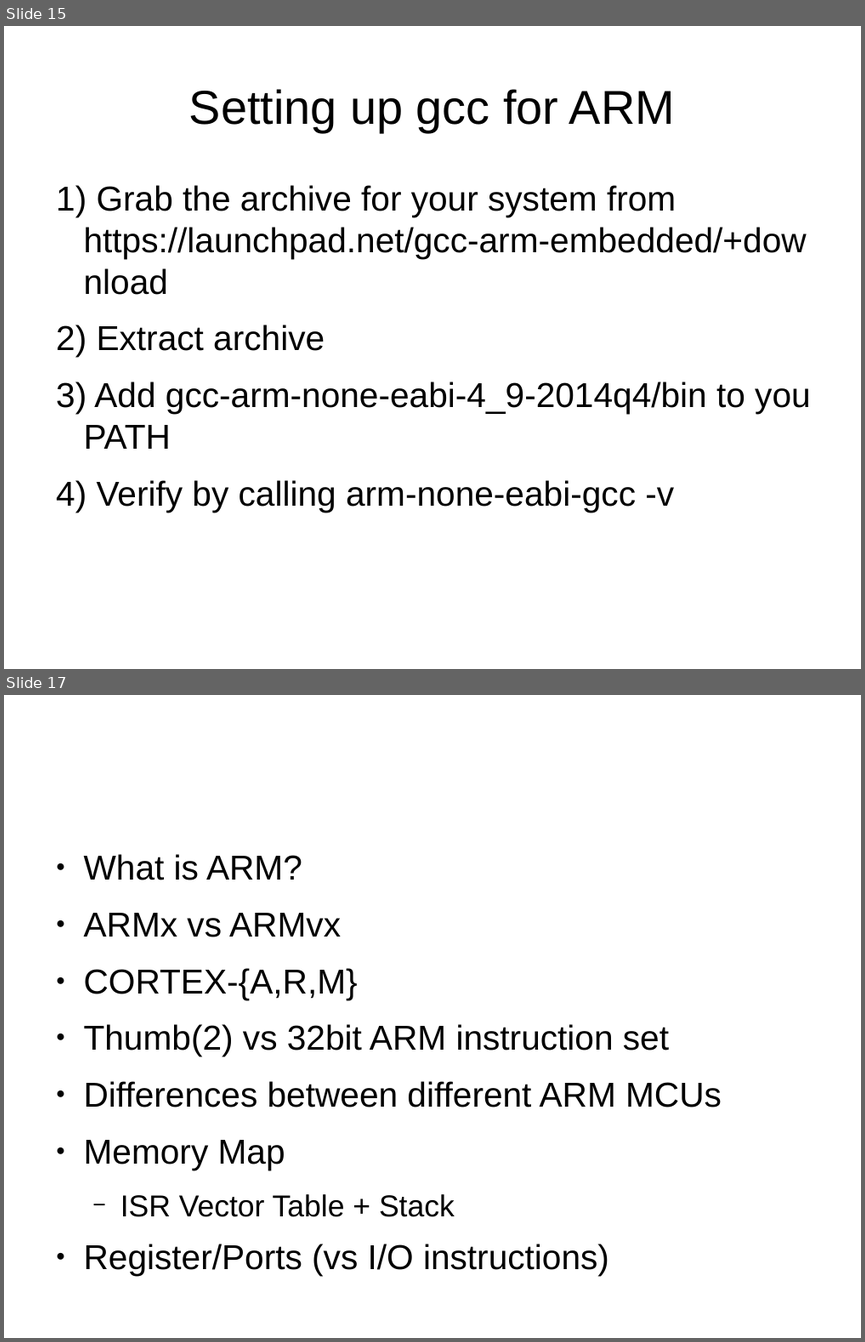
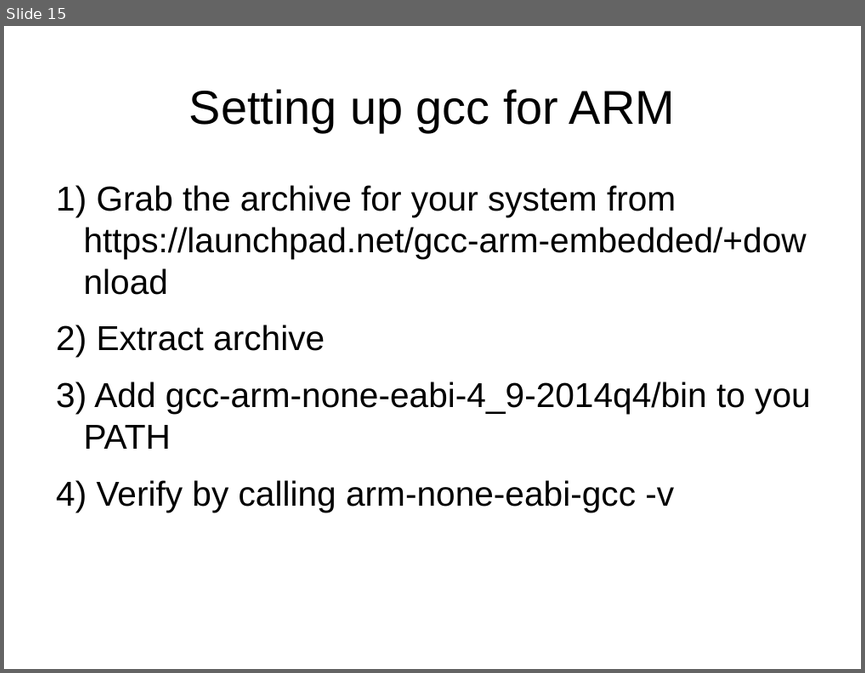
Before and after one commit to muccc/arm-workshop, a slide deck: arm-workshop.odp. Shown one above the other, each under a label of ours: slides 15 and 17 before the commit, slide 15 after it; the slides between them are not shown. The pictures are 865x1342 and 865x673 pixels, drawn with LibreOffice and Linux fonts; fonts in the diff are those of the drawing. Boxes give left, top, right and bottom in pixels: in the first picture for what was removed or moved away, otherwise in the second. Text is boxed around its words. In the diff, an @@ line names an element or a change of style, - is before the commit and + after.

```diff
--- a/arm-workshop.odp
+++ b/arm-workshop.odp
@@ slide 17 removed at (x1=4, y1=695, x2=861, y2=1338), background #FFFFFF @@
@@ text removed at (x1=84, y1=854, x2=721, y2=1276) @@
-● What is ARM?
-● ARMx vs ARMvx
-● CORTEX-{A,R,M}
-● Thumb(2) vs 32bit ARM instruction set
-● Differences between different ARM MCUs
-● Memory Map
-  − ISR Vector Table + Stack
-● Register/Ports (vs I/O instructions)
```
Also in this commit, not shown: 8 slides changed, 1 slide added, 1 other slide removed.
